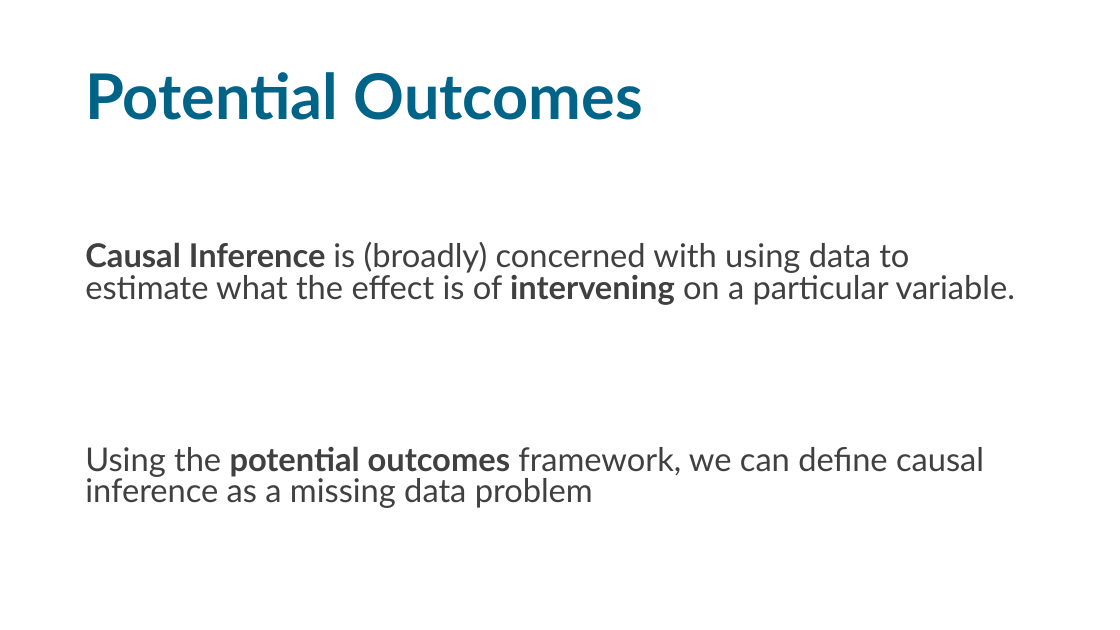
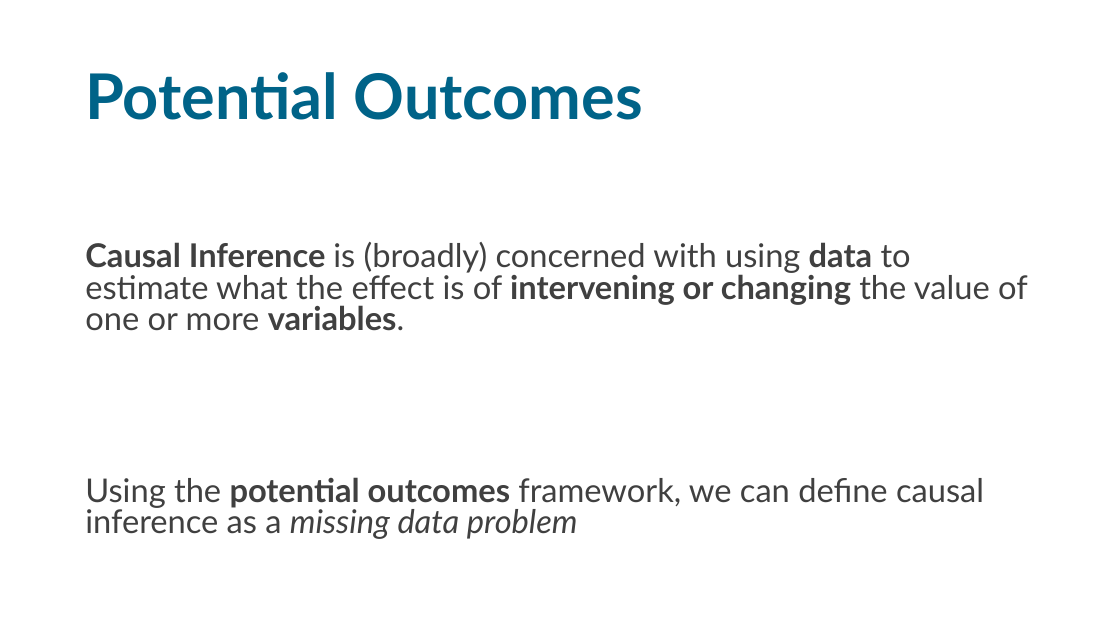
Before and after one commit to sodascience/workshop_causal_impact_assessment, a slide deck: slide 12 of lectures/01_introduction/intro_1.pptx. Drawn at 1120x630 pixels with LibreOffice and Linux fonts; fonts in the diff are those of the drawing. Boxes give left, top, right and bottom in pixels: in the first picture for what was removed or moved away, otherwise in the second. Text is boxed around its words. In the diff, an @@ line names an element or a change of style, - is before the commit and + after.

```diff
--- a/lectures/01_introduction/intro_1.pptx
+++ b/lectures/01_introduction/intro_1.pptx
@@ text at (85, 242, 1028, 331): text changed @@
-Causal Inference is (broadly) concerned with using data to estimate what the effect is of intervening on a particular variable.
+Causal Inference is (broadly) concerned with using data to estimate what the effect is of intervening or changing the value of one or more variables.
@@ text at (85, 477, 984, 539): italic on in "missing data problem" @@
```
Also in this commit, not shown: 8 other slides changed, 7 slides added, 28 slides removed, 5 other files.
